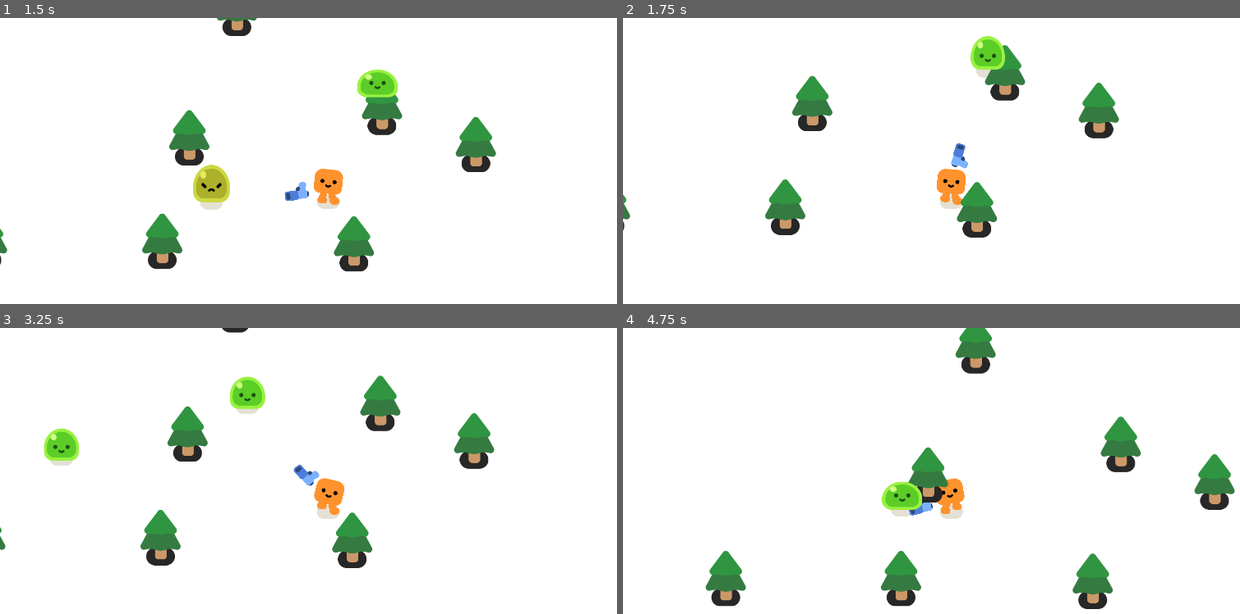
Above: before the commit, frames 1-4 (two rows, left to right).
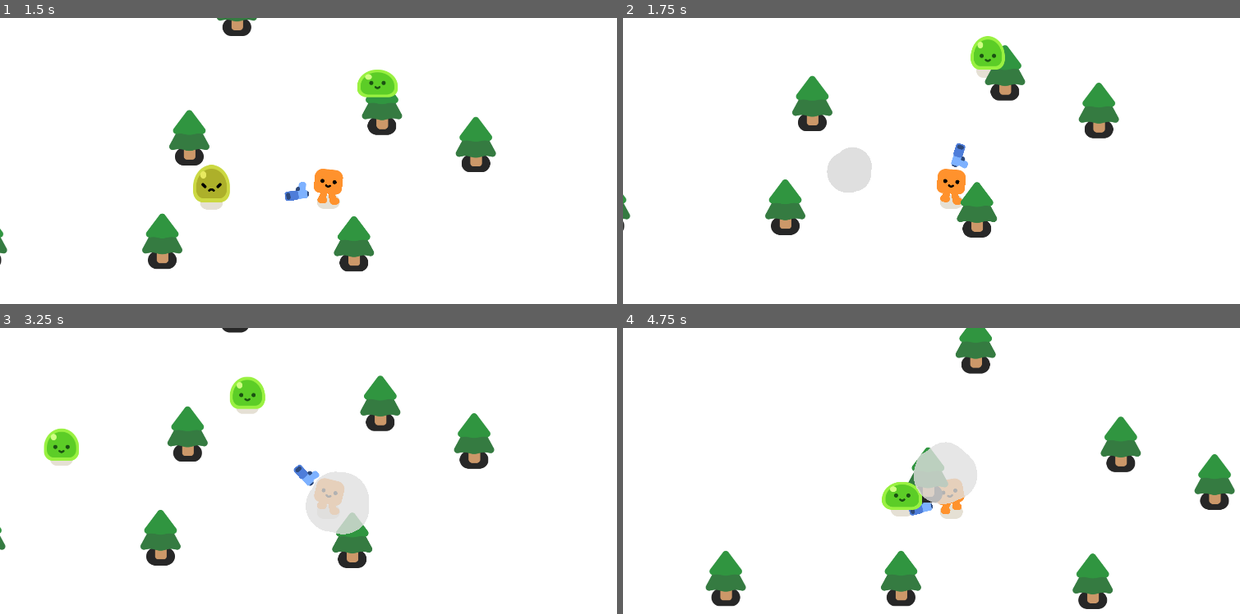
Above: after the commit, the same moments.

Repository: Akapaya/2D-SurvivalGodot
Game: Godot game, scene res://survivors_game.tscn
Two runs of this game, one before a commit and one after it. Both use one fixed random seed, a clock stepped at 60 frames per second and the inputs below.
Inputs:
- Up to frame 1 (1.5 s): hold D (move_right) 0.53-1.28 s; hold S (move_down) from 1.28 s (still down)
- Up to frame 2 (1.75 s): keep holding S (move_down)
- Up to frame 3 (3.25 s): release S (move_down) at 2.03 s; hold D (move_right) 2.03-2.78 s; hold W (move_up) from 2.78 s (still down)
- Up to frame 4 (4.75 s): release W (move_up) at 3.53 s; hold A (move_left) from 3.53 s (still down)

Frame 1 is identical in both runs. In frame 2, 0.9% of the frame differs, in the area x 33-41%, y 45-62%; in frame 3, 1.7%; in frame 4, 1.7%, in the area x 47-58%, y 39-62%.

Commit message:
Added explosion to slime die
Added explosion to slime die

Diff:
--- a/Fabs/Mobs/Slime1.gd
+++ b/Fabs/Mobs/Slime1.gd
@@ -22,3 +22,7 @@
 
 	if health <= 0:
 		queue_free()
+		const explosion = preload("res://smoke_explosion/smoke_explosion.tscn")
+		var smoke = explosion.instantiate()
+		get_parent().add_child(smoke)
+		smoke.global_position = global_position
